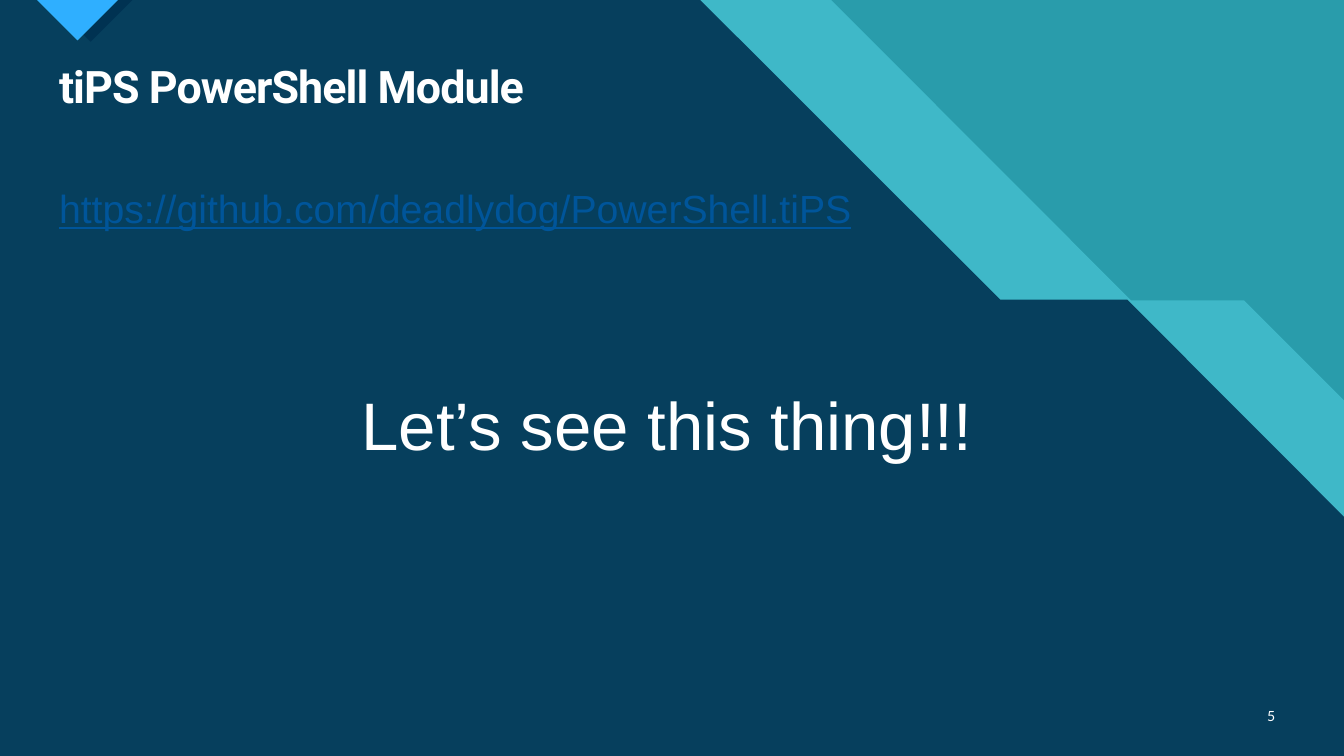
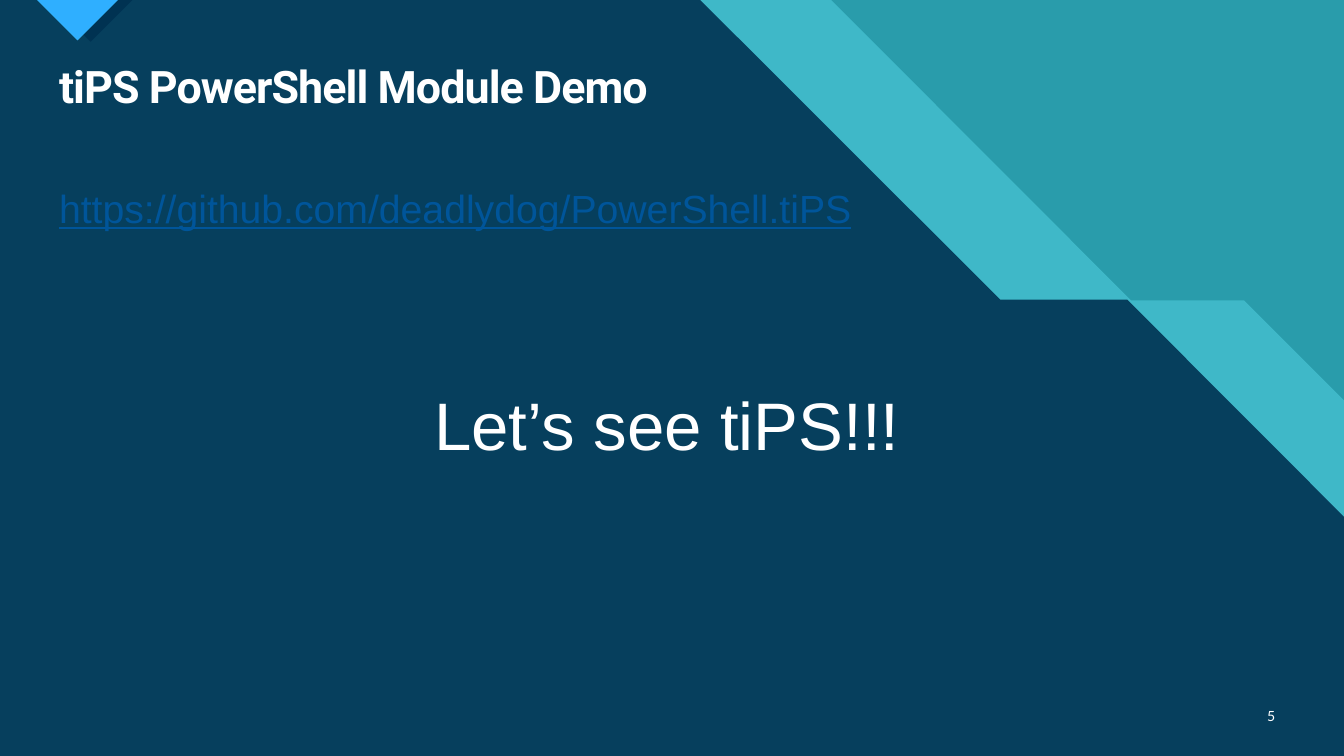
Before and after one commit to deadlydog/Presentation.tiPSWelcome, a slide deck: slide 5 of src/tiPS Welcome.pptx. Drawn at 1344x756 pixels with LibreOffice and Linux fonts; fonts in the diff are those of the drawing. Boxes give left, top, right and bottom in pixels: in the first picture for what was removed or moved away, otherwise in the second. Text is boxed around its words. In the diff, an @@ line names an element or a change of style, - is before the commit and + after.

Commit message:
Update PowerPoint a lot and add some example script files to show during presentation

```diff
--- a/src/tiPS Welcome.pptx
+++ b/src/tiPS Welcome.pptx
@@ title at bbox=[59, 69, 648, 104]: text changed @@
-tiPS PowerShell Module
+tiPS PowerShell Module Demo
@@ text at bbox=[434, 401, 899, 451]: text changed @@
-Let’s see this thing!!!
+Let’s see tiPS!!!
```
Also in this commit, not shown: 6 other slides changed, 6 slides added, 1 slide removed, 5 other files.
